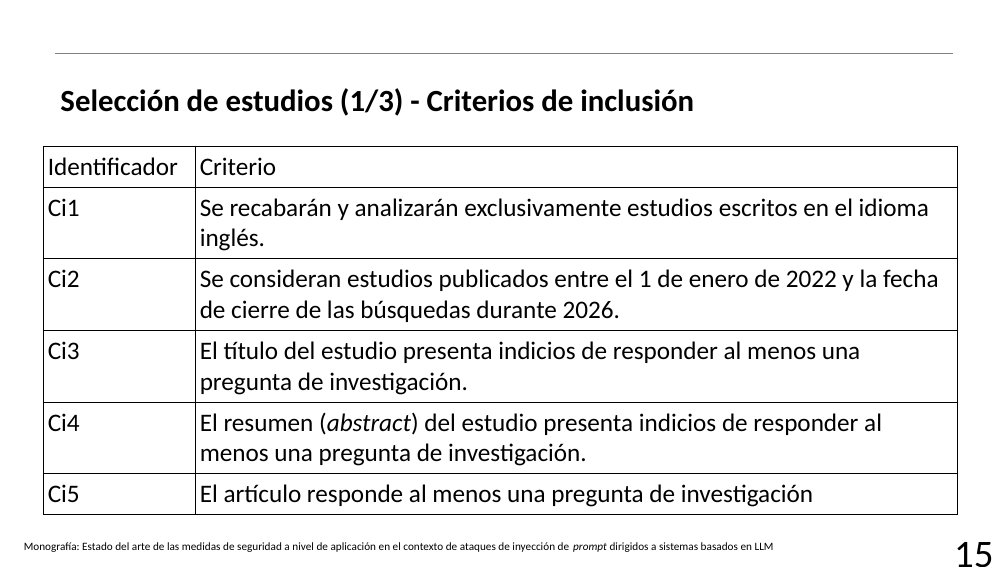
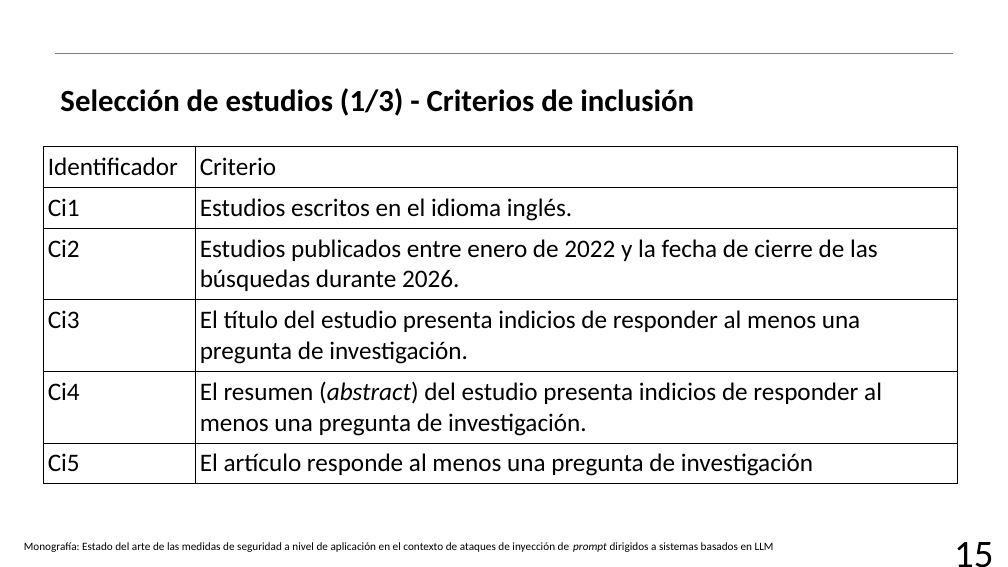
Before and after one commit to AJRx26/semestreVII, a slide deck: slide 18 of proyectoguiado/protocoloRSL/18(RSL1)_NunezSanchezAbraham.pptx (slide 16 before the commit). Drawn at 1008x567 pixels with LibreOffice and Linux fonts; fonts in the diff are those of the drawing; background and template pictures are left out. Boxes give left, top, right and bottom in pixels: in the first picture for what was removed or moved away, otherwise in the second. Text is boxed around its words. In the diff, an @@ line names an element or a change of style, - is before the commit and + after.

```diff
--- a/proyectoguiado/protocoloRSL/18(RSL1)_NunezSanchezAbraham.pptx
+++ b/proyectoguiado/protocoloRSL/18(RSL1)_NunezSanchezAbraham.pptx
@@ table at <box>43,146,958,480</box> @@
-row 2, column 2: Se recabarán y analizarán exclusivamente estudios escritos en el idioma inglés.
+row 2, column 2: Estudios escritos en el idioma inglés.
-row 3, column 2: Se consideran estudios publicados entre el 1 de enero de 2022 y la fecha de cierre de las búsquedas durante 2026.
+row 3, column 2: Estudios publicados entre enero de 2022 y la fecha de cierre de las búsquedas durante 2026.
```
Also in this commit, not shown: 14 other slides changed, 2 slides added, 7 other files.
